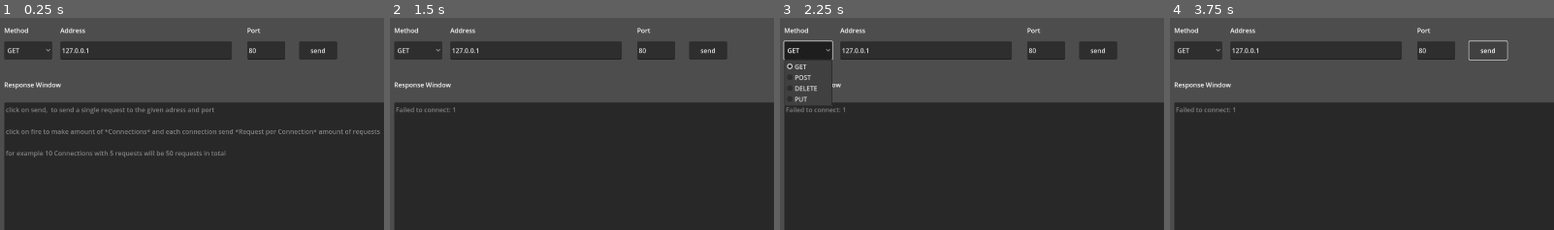
Above: before the commit, frames 1-4 (left to right).
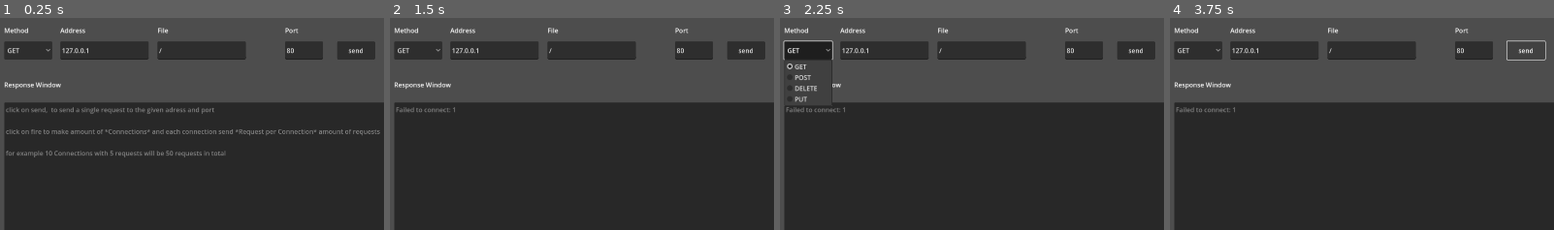
Above: after the commit, the same moments.

Repository: StrongCoding/HttpTestClient
Game: Godot game, scene res://httpclient.tscn
The game is run twice, just before and just after one commit, with the same random seed, the same clock (stepped at 60 frames per second) and the same inputs.
Inputs:
- Up to frame 1 (0.25 s): no input
- Up to frame 2 (1.5 s): click "send" at 0.5 s; click "fire" at 1.25 s
- Up to frame 3 (2.25 s): click "GET" at 2 s
- Up to frame 4 (3.75 s): click "stop" at 2.75 s; click "send" at 3.5 s
The pictures show only the part of the screen within x 0-50%, y 0-50%; the shares and areas given below are measured in that part.

The runs differ from the first frame. In frame 1, 3.0% of the frame differs, in the area x 38-98%, y 4-20%; in frame 2, 3.0%; in frame 3, 3.0%; in frame 4, 2.2%.

Commit message:
implemented file and splitted logic

Diff:
--- a/HttpTestClient.gd
+++ b/HttpTestClient.gd
@@ -27,29 +27,35 @@
 	var i = 0
 	var loops = int($input/connectionsEntry.text)
 	while i < loops:
-		_on_send_pressed()
+		_make_http_connection()
 		i+=1
 		$output/loopsWindow.text = str(i)
 		if stop:
 			return
+	is_siege = false
 
 func _are_inputs_set() -> bool:
 	var url = $input/targetEntry.text
 	var port = $input/portEntry.text
 	var method = $input/selectMethod.get_selected_id()
-	if url == "" or port == "" or method == -1:
+	var file = $input/fileEntry.text
+	if url == "" or port == "" or file == "" or method == -1:
 		return false
 	return true
 
 
 func _on_send_pressed():
-
+	connection_count = 0
+	request_count = 0
 	stop = false
 	if not _are_inputs_set():
 		$output/responseWindow.text = "Please fill all fields"
 		return
+	_make_http_connection()
 
+func _make_http_connection():
 	var url = $input/targetEntry.text
+	var file = $input/fileEntry.text
 	var method
 	var request_to_do
 	match $input/selectMethod.get_selected_id():
@@ -77,7 +83,7 @@
 		http.poll()
 		counter += 1
 		$output/responseWindow.text = "Connecting... Tries: " + str(counter)
-		await get_tree().process_frame
+#		await get_tree().process_frame
 		if stop:
 			return
 
@@ -98,7 +104,7 @@
 			"User-Agent: Pirulo/1.0 (Godot)",
 			"Accept: */*"
 		]
-		err = http.request(method, "/", headers) # Request a page from the site (this one was chunked..)
+		err = http.request(method, file, headers) # Request a page from the site (this one was chunked..)
 		if err != OK:
 			$output/responseWindow.text = "Failed to request: " + str(err)
 			return
--- a/httpclient.tscn
+++ b/httpclient.tscn
@@ -59,7 +59,7 @@
 [node name="targetEntry" type="LineEdit" parent="input"]
 offset_left = 171.0
 offset_top = 75.0
-offset_right = 596.0
+offset_right = 390.0
 offset_bottom = 120.0
 text = "127.0.0.1"
 
@@ -70,9 +70,9 @@
 text = "Address"
 
 [node name="portEntry" type="LineEdit" parent="input"]
-offset_left = 634.0
+offset_left = 728.0
 offset_top = 75.0
-offset_right = 728.0
+offset_right = 822.0
 offset_bottom = 120.0
 text = "80"
 
@@ -83,9 +83,9 @@
 text = "Port"
 
 [node name="send" type="Button" parent="input"]
-offset_left = 763.0
+offset_left = 857.0
 offset_top = 75.0
-offset_right = 857.0
+offset_right = 951.0
 offset_bottom = 120.0
 text = "send"
 
@@ -152,6 +152,19 @@
 offset_bottom = 119.0
 text = "stop"
 
+[node name="fileEntry" type="LineEdit" parent="input"]
+offset_left = 412.0
+offset_top = 75.0
+offset_right = 631.0
+offset_bottom = 120.0
+text = "/"
+
+[node name="fileLabel" type="Label" parent="input/fileEntry"]
+offset_top = -39.0
+offset_right = 94.0
+offset_bottom = -16.0
+text = "File"
+
 [connection signal="pressed" from="input/send" to="." method="_on_send_pressed"]
 [connection signal="pressed" from="input/sendLoop" to="." method="_on_send_loop"]
 [connection signal="pressed" from="input/stop" to="." method="_stop_all"]
